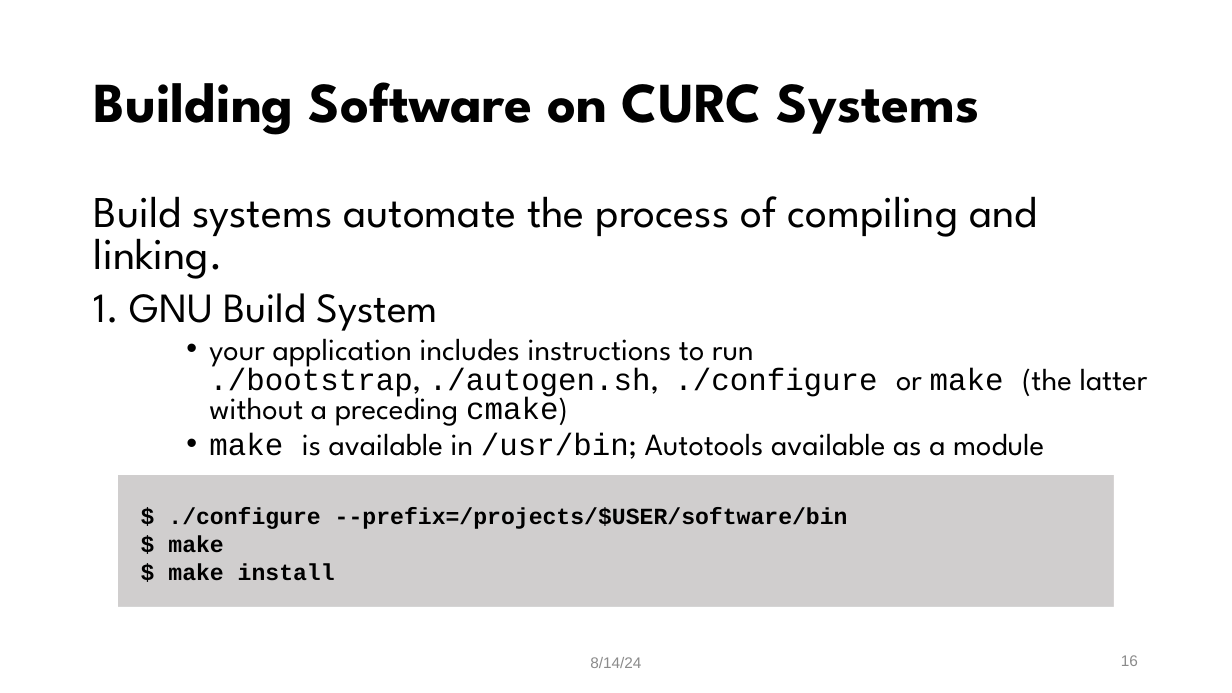
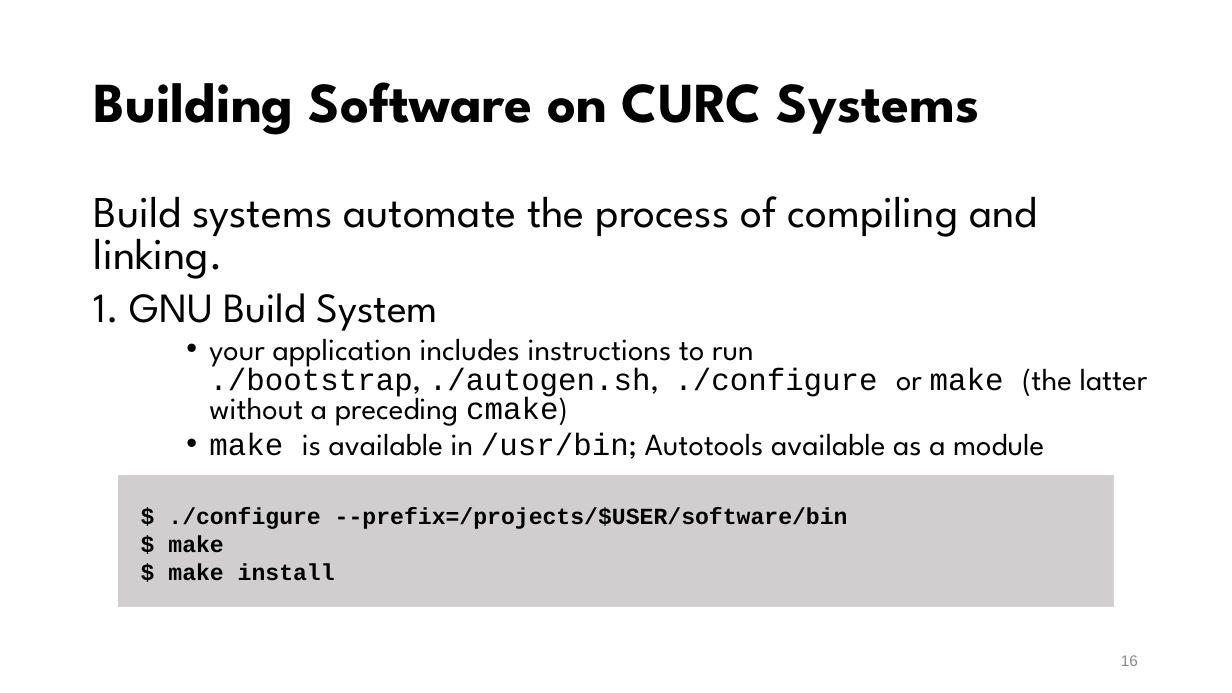
Before and after one commit to mohalkh5/hpc_fundamentals_micro_credential, a slide deck: slide 16 of installing_software/installing_software.pptx. Drawn at 1232x693 pixels with LibreOffice and Linux fonts; fonts in the diff are those of the drawing; background and template pictures are left out. Boxes give left, top, right and bottom in pixels: in the first picture for what was removed or moved away, otherwise in the second. Text is boxed around its words. In the diff, an @@ line names an element or a change of style, - is before the commit and + after.

```diff
--- a/installing_software/installing_software.pptx
+++ b/installing_software/installing_software.pptx
@@ text removed at box(590, 657, 641, 668) @@
-8/14/24
```
Also in this commit, not shown: 44 other slides changed.
